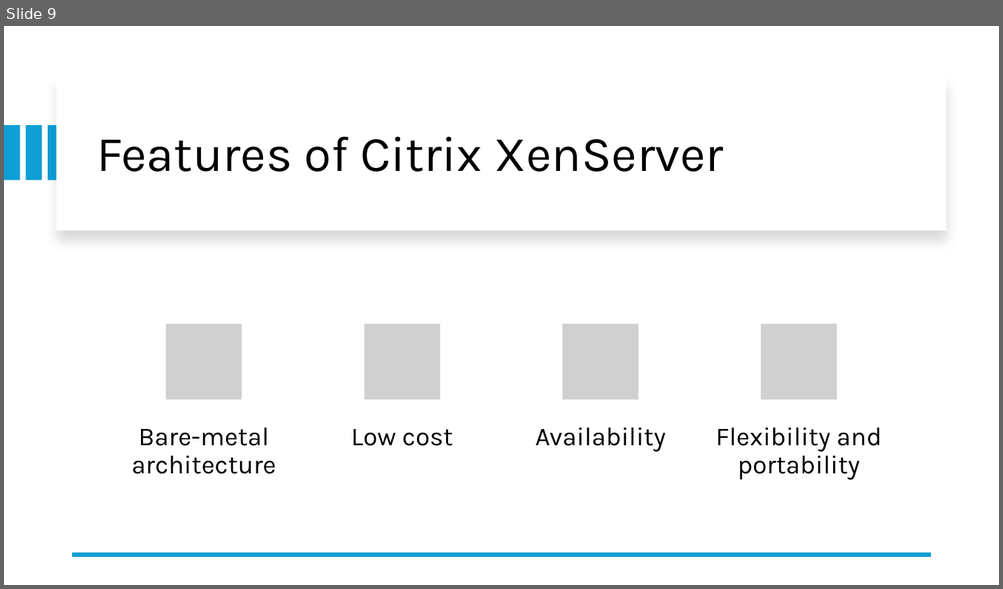
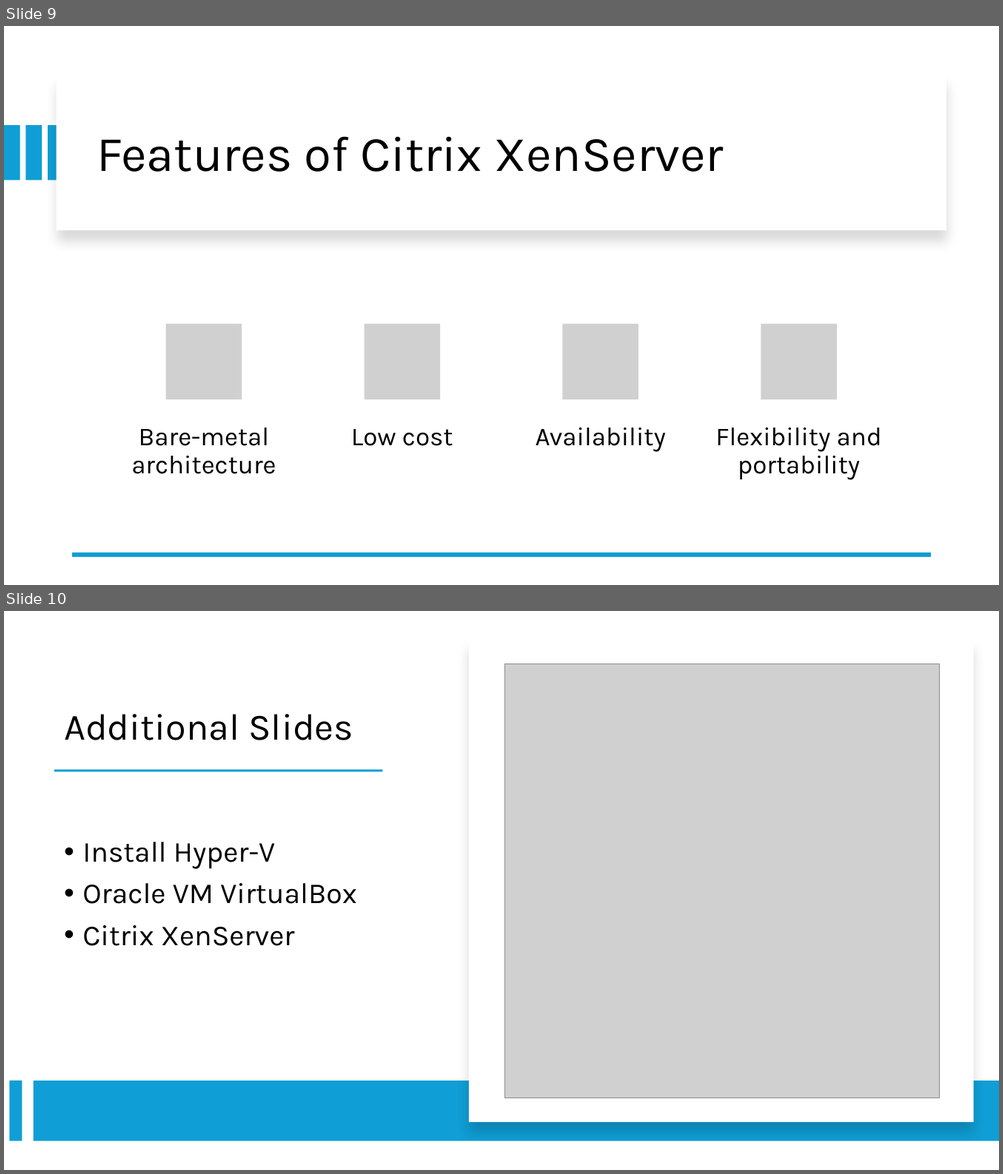
Before and after one commit to rashapaath/Cloud-Computing, a slide deck: Presentations/Presentation4.pptx. Shown one above the other, each under a label of ours: slide 9 before the commit, slides 9 and 10 after it. The pictures are 1003x589 and 1003x1174 pixels, drawn with LibreOffice and Linux fonts; fonts in the diff are those of the drawing; grey boxes stand for pictures. Boxes give left, top, right and bottom in pixels: in the first picture for what was removed or moved away, otherwise in the second. Text is boxed around its words. In the diff, an @@ line names an element or a change of style, - is before the commit and + after.

```diff
--- a/Presentations/Presentation4.pptx
+++ b/Presentations/Presentation4.pptx
@@ slide 10 added at [4,611,999,1170], background #FFFFFF @@
@@ rectangle added at [469,640,973,1123], fill #FFFFFF @@
@@ picture added at [505,664,939,1098] @@
@@ title added at [64,714,353,741], 36 pt, text #000000 @@
+Additional Slides
@@ rectangle added at [54,770,382,772], fill #0F9ED5 @@
@@ text added at [82,842,357,946], 28 pt, text #000000 @@
+• Install Hyper-V
+• Oracle VM VirtualBox
+• Citrix XenServer
@@ rectangle added at [9,1081,22,1142], fill #0F9ED5 @@
@@ rectangle added at [34,1082,999,1142], fill #0F9ED5 @@
```
Also in this commit, not shown: 2 slides changed, 3 other slides added, 3 other files.
